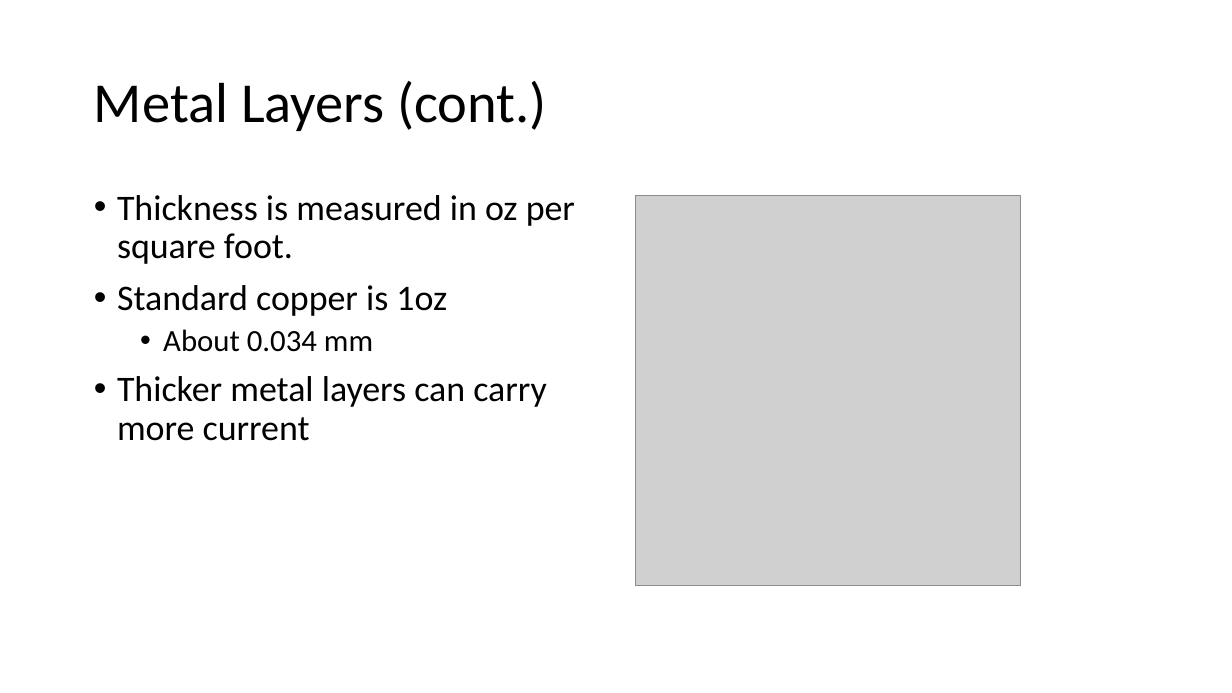
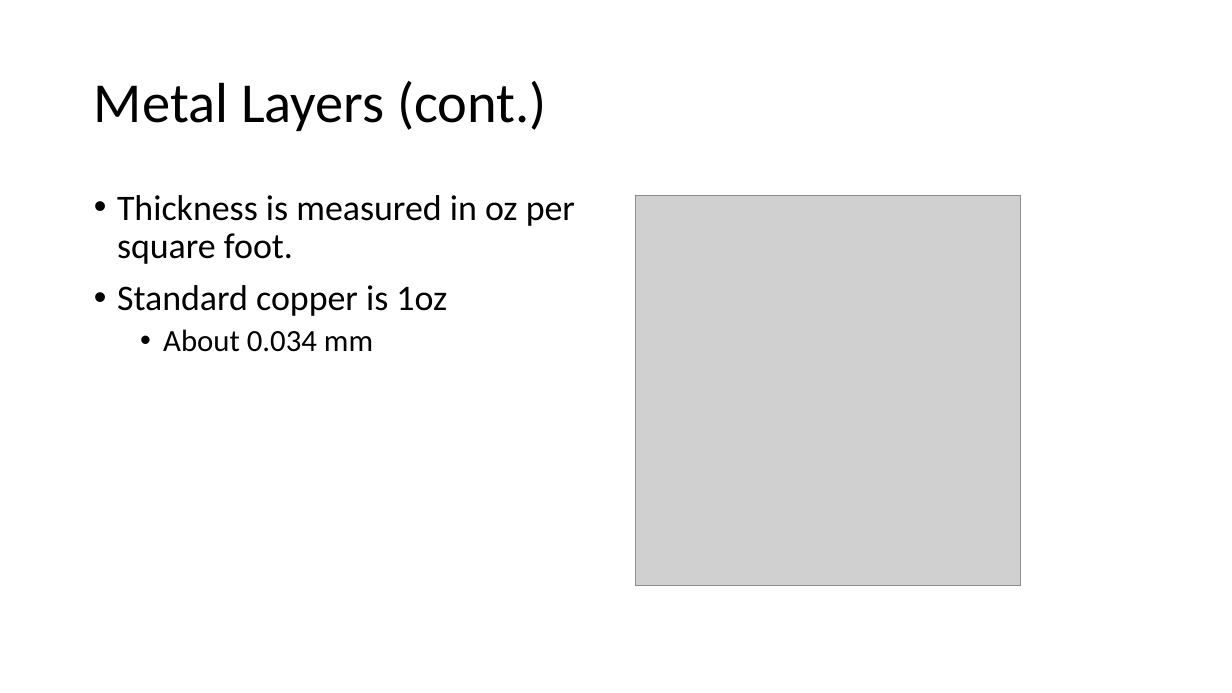
Before and after one commit to NVSL/QuadClass-Resources, a slide deck: slide 4 of labs/Introduction-To-Eagle/Introduction-To-Eagle.pptx. Drawn at 1232x693 pixels with LibreOffice and Linux fonts; fonts in the diff are those of the drawing; grey boxes stand for pictures. Boxes give left, top, right and bottom in pixels: in the first picture for what was removed or moved away, otherwise in the second. Text is boxed around its words. In the diff, an @@ line names an element or a change of style, - is before the commit and + after.

```diff
--- a/labs/Introduction-To-Eagle/Introduction-To-Eagle.pptx
+++ b/labs/Introduction-To-Eagle/Introduction-To-Eagle.pptx
@@ text at bbox=[117, 376, 546, 441]: paragraph removed @@
-• Thicker metal layers can carry more current
```
Also in this commit, not shown: 11 other slides changed, 1 slide added, 9 other files.
